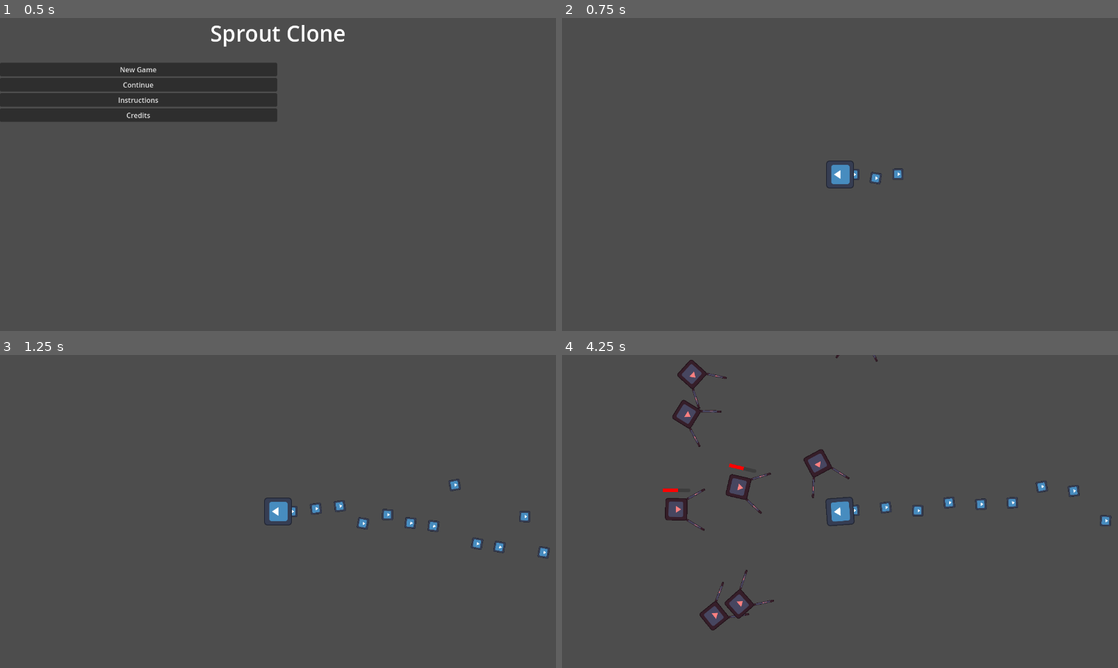
Above: before the commit, frames 1-4 (two rows, left to right).
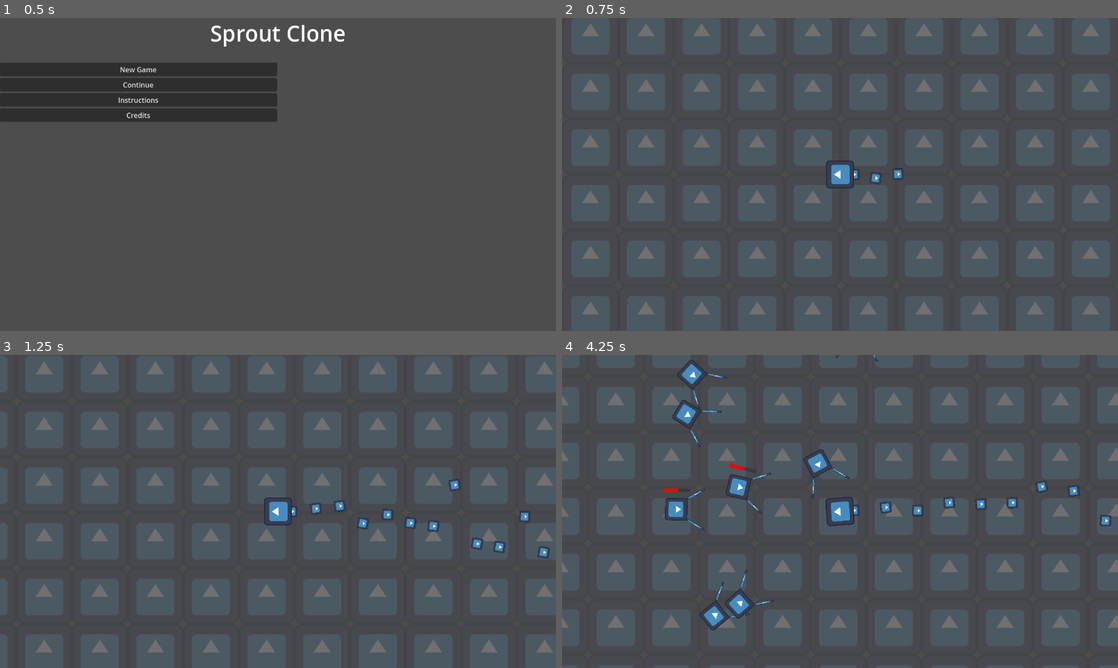
Above: after the commit, the same moments.

Repository: ZenithStar/ggj2024
Game: Godot game, scene res://levels/uipanels/title.tscn
Same seed, same stepped clock (60 frames per second), same inputs: the game is played once before the commit and once after it. The engine's default icon, where the game draws it, is replaced by a stand-in: a white triangle on a blue panel in a dark square.
Inputs (mouse positions are in pixels of both pictures, inside the frame that each line leads up to):
- Up to frame 1 (0.5 s): no input
- Up to frame 2 (0.75 s): click "New Game" at 0.5 s
- Up to frame 3 (1.25 s): no input
- Up to frame 4 (4.25 s): move the mouse to (962, 495) at 1.27 s; hold D (right) 1.28-2 s; click (962, 495) at 1.42 s; drag from (728, 527) to (1090, 452) at 2.02 s; move the mouse to (895, 442) at 2.77 s; hold D (right) 2.78-3.5 s; drag from (812, 574) to (1073, 495) at 3.52 s

Frame 1 is identical in both runs. In frame 2, 4.0% of the frame differs, in the area x 3-97%, y 1-95%; in frame 3, 4.2%; in frame 4, 5.8%, in the area x 0-100%, y 0-88%.

Commit message:
Added a dissolve death effect for enemies

Diff:
--- a/levels/survivors_level.tscn
+++ b/levels/survivors_level.tscn
@@ -1,10 +1,18 @@
-[gd_scene load_steps=3 format=3 uid="uid://11cfst55tgg4"]
+[gd_scene load_steps=4 format=3 uid="uid://11cfst55tgg4"]
 
 [ext_resource type="PackedScene" uid="uid://ya4oi5o5wcld" path="res://prefabs/player.tscn" id="1_0h4wr"]
 [ext_resource type="PackedScene" uid="uid://c1ytgs7iese5" path="res://levels/uipanels/pause_menu.tscn" id="1_pu2xq"]
+[ext_resource type="Texture2D" uid="uid://bbrqbvquvihtd" path="res://icon.svg" id="2_5lnyh"]
 
 [node name="SurvivorsLevel" type="Node2D"]
 
 [node name="PauseMenuOverlay" parent="." instance=ExtResource("1_pu2xq")]
 
 [node name="Player" parent="." instance=ExtResource("1_0h4wr")]
+
+[node name="Sprite2D" type="Sprite2D" parent="."]
+modulate = Color(1, 1, 1, 0.2)
+texture_repeat = 2
+texture = ExtResource("2_5lnyh")
+region_enabled = true
+region_rect = Rect2(0, 0, 4096, 4096)
--- /dev/null
+++ b/materials/dissolve.gdshader
@@ -0,0 +1,11 @@
+shader_type canvas_item;
+
+uniform sampler2D dissolve_texture : hint_default_white;
+uniform float dissolve_value : hint_range(0,1);
+
+void fragment(){
+    vec4 main_texture = texture(TEXTURE, UV);
+    vec4 noise_texture = texture(dissolve_texture, UV);
+    main_texture.a *= floor(dissolve_value + min(1, noise_texture.x));
+    COLOR = main_texture;
+}
--- /dev/null
+++ b/materials/dissolve_material.tres
@@ -0,0 +1,17 @@
+[gd_resource type="ShaderMaterial" load_steps=5 format=3 uid="uid://dvyms376jliuo"]
+
+[ext_resource type="Shader" path="res://materials/dissolve.gdshader" id="1_epgn1"]
+
+[sub_resource type="Gradient" id="Gradient_1c2uc"]
+
+[sub_resource type="FastNoiseLite" id="FastNoiseLite_dpinu"]
+
+[sub_resource type="NoiseTexture2D" id="NoiseTexture2D_wypl2"]
+color_ramp = SubResource("Gradient_1c2uc")
+noise = SubResource("FastNoiseLite_dpinu")
+
+[resource]
+resource_local_to_scene = true
+shader = ExtResource("1_epgn1")
+shader_parameter/dissolve_value = 1.0
+shader_parameter/dissolve_texture = SubResource("NoiseTexture2D_wypl2")
--- a/prefabs/placeholder_enemy.tscn
+++ b/prefabs/placeholder_enemy.tscn
@@ -1,5 +1,6 @@
-[gd_scene load_steps=9 format=3 uid="uid://puxejj1005j1"]
+[gd_scene load_steps=10 format=3 uid="uid://puxejj1005j1"]
 
+[ext_resource type="Material" uid="uid://dvyms376jliuo" path="res://materials/dissolve_material.tres" id="1_0u4sm"]
 [ext_resource type="Texture2D" uid="uid://bbrqbvquvihtd" path="res://icon.svg" id="1_36t3b"]
 [ext_resource type="Script" path="res://scripts/LimitDistanceToTarget.gd" id="2_0s7w4"]
 [ext_resource type="Script" path="res://scripts/TargetManager.gd" id="2_7mlqs"]
@@ -21,12 +22,14 @@
 [node name="Sprite2D" type="Sprite2D" parent="."]
 modulate = Color(1, 0.501961, 0.501961, 1)
 z_index = 5
+material = ExtResource("1_0u4sm")
 rotation = 1.5708
 scale = Vector2(0.4, 0.4)
 texture = ExtResource("1_36t3b")
 
 [node name="LArm" type="Sprite2D" parent="Sprite2D"]
 z_index = -1
+use_parent_material = true
 position = Vector2(-86, -108)
 rotation = -0.523599
 scale = Vector2(0.1, 1)
@@ -34,6 +37,7 @@
 
 [node name="RArm" type="Sprite2D" parent="Sprite2D"]
 z_index = -1
+use_parent_material = true
 position = Vector2(86, -108)
 rotation = 0.523599
 scale = Vector2(0.1, 1)
--- a/scripts/HealthComponent.gd
+++ b/scripts/HealthComponent.gd
@@ -14,4 +14,8 @@
 			var death_drop = on_death.instantiate()
 			death_drop.position = get_parent().position
 			Experience.add_child.call_deferred(death_drop)
-		get_parent().queue_free() # change to death animation when that's in
+		var tween = create_tween().bind_node(self)
+		visible = false
+		$"../CollisionShape2D".set_deferred("disabled", true)
+		tween.tween_method(func(val): $"../Sprite2D".material.set_shader_parameter("dissolve_value", val), 1.0, 0.0, 1.0)
+		tween.tween_callback(get_parent().queue_free)
